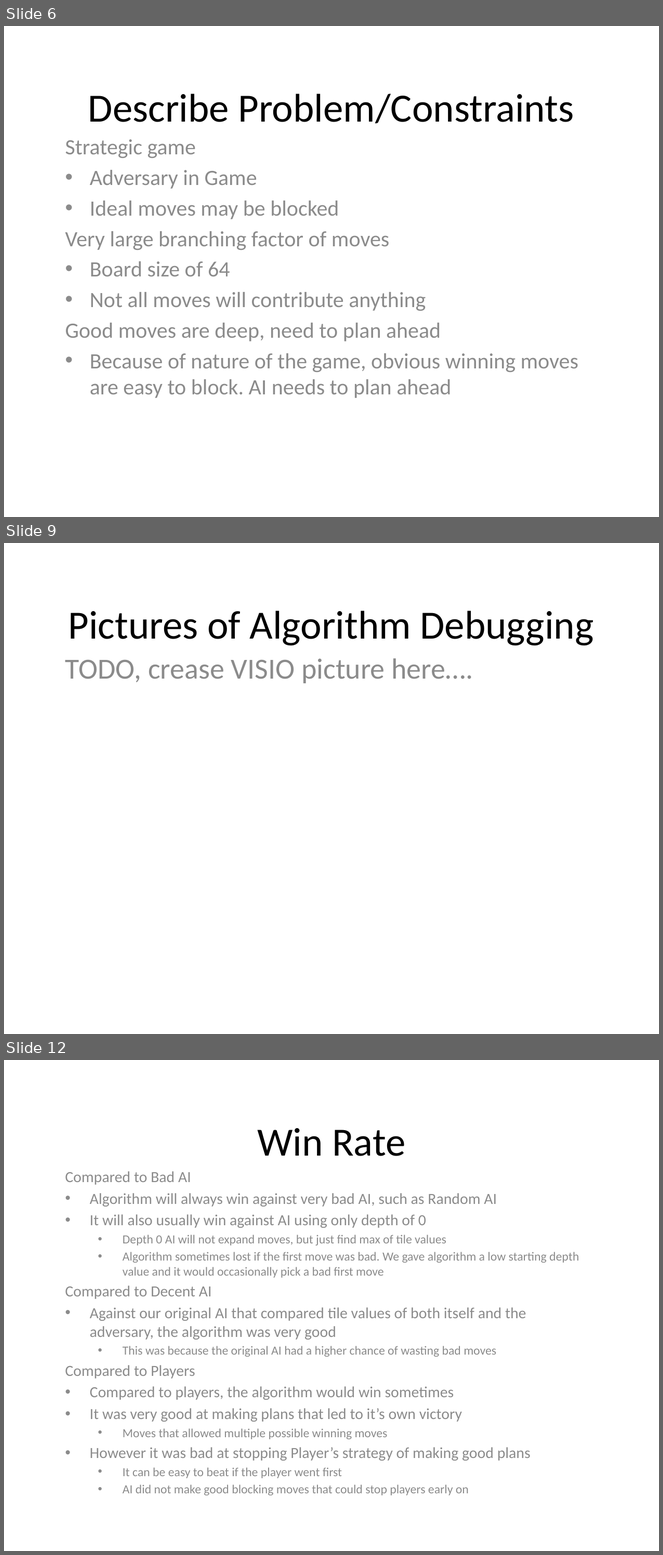
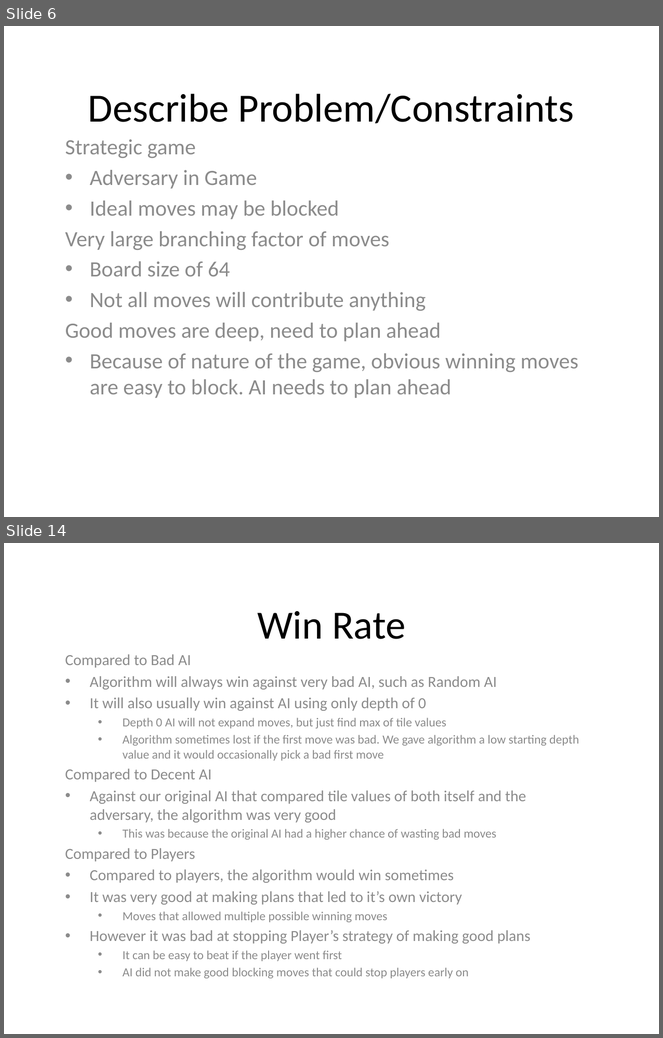
Before and after one commit to yangjiao2/271AIgame, a slide deck: Presentation.pptx. Shown one above the other, each under a label of ours: slides 6, 9 and 12 before the commit, slides 6 and 14 after it; the slides between them are not shown. The pictures are 663x1555 and 663x1038 pixels, drawn with LibreOffice and Linux fonts; fonts in the diff are those of the drawing. Boxes give left, top, right and bottom in pixels: in the first picture for what was removed or moved away, otherwise in the second. Text is boxed around its words. In the diff, an @@ line names an element or a change of style, - is before the commit and + after.

```diff
--- a/Presentation.pptx
+++ b/Presentation.pptx
@@ slide 9 removed at <box>4,543,659,1034</box>, background #FFFFFF @@
@@ title removed at <box>68,611,594,646</box> @@
-Pictures of Algorithm Debugging
@@ subtitle removed at <box>65,658,474,683</box> @@
-TODO, crease VISIO picture here….
@@ what was slide 12 is now slide 14 @@
```
Also in this commit, not shown: 7 slides changed, 3 slides added.
